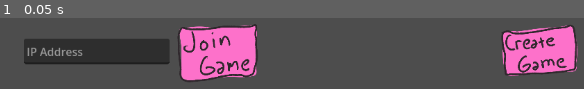
Above: before the commit, frame 1.
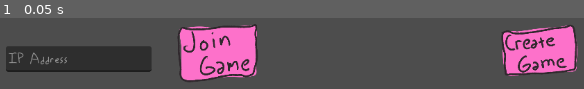
Above: after the commit, the same moment.

Repository: maxrchung/ride_in_the_rain
Game: Godot game, scene res://start.tscn
Same seed, same stepped clock (60 frames per second), same inputs: the game is played once before the commit and once after it.
Inputs:
- Up to frame 1 (0.05 s): no input

The runs differ from the first frame. In frame 1, 7.1% of the frame differs, in the area x 1-30%, y 29-77%.

Commit message:
improve UI even more

Diff:
--- /dev/null
+++ b/default_font.tres
@@ -0,0 +1,8 @@
+[gd_resource type="LabelSettings" load_steps=2 format=3 uid="uid://cuiayxv1yxm7a"]
+
+[ext_resource type="FontFile" uid="uid://c0xtjilmrp2ih" path="res://assets/fonts/JulieHandwriting.ttf" id="1_5ahxw"]
+
+[resource]
+font = ExtResource("1_5ahxw")
+font_size = 48
+font_color = Color(0.972549, 0.486275, 0.831373, 1)
--- /dev/null
+++ b/default_ui_theme.tres
@@ -0,0 +1,7 @@
+[gd_resource type="Theme" load_steps=2 format=3 uid="uid://ckvowov5bcv6l"]
+
+[ext_resource type="FontFile" uid="uid://c0xtjilmrp2ih" path="res://assets/fonts/JulieHandwriting.ttf" id="1_5sx4b"]
+
+[resource]
+default_font = ExtResource("1_5sx4b")
+default_font_size = 24
--- a/maps/test_map.tscn
+++ b/maps/test_map.tscn
@@ -1,9 +1,11 @@
-[gd_scene load_steps=23 format=3 uid="uid://bboibipxo6flu"]
+[gd_scene load_steps=25 format=3 uid="uid://bboibipxo6flu"]
 
 [ext_resource type="Script" path="res://maps/test_map.gd" id="1_0a3d1"]
 [ext_resource type="PackedScene" uid="uid://c7k5ww22arkk2" path="res://gameobjects/bicycle.tscn" id="1_edykj"]
 [ext_resource type="Shader" path="res://shaders/postprocess.gdshader" id="3_a57eh"]
 [ext_resource type="Texture2D" uid="uid://djytkt442qiqt" path="res://icon.svg" id="4_8if12"]
+[ext_resource type="Theme" uid="uid://ckvowov5bcv6l" path="res://default_ui_theme.tres" id="5_ee383"]
+[ext_resource type="LabelSettings" uid="uid://cuiayxv1yxm7a" path="res://default_font.tres" id="5_evluj"]
 [ext_resource type="Script" path="res://maps/minimap.gd" id="5_ey4rv"]
 [ext_resource type="Texture2D" uid="uid://cb8ixjsjmdt27" path="res://minimap.png" id="5_vosp2"]
 [ext_resource type="Shader" path="res://maps/minimap.gdshader" id="6_2phuh"]
@@ -116,6 +118,7 @@
 offset_right = 492.0
 offset_bottom = 183.0
 text = "Hey you won congrats"
+label_settings = ExtResource("5_evluj")
 
 [node name="PlayAgainButton" type="Button" parent="WinUi"]
 visible = false
@@ -123,6 +126,7 @@
 offset_top = 229.0
 offset_right = 407.0
 offset_bottom = 260.0
+theme = ExtResource("5_ee383")
 text = "Play again"
 
 [node name="LeaveButton" type="Button" parent="WinUi"]
@@ -130,6 +134,7 @@
 offset_top = 246.0
 offset_right = 515.0
 offset_bottom = 277.0
+theme = ExtResource("5_ee383")
 text = "Leave"
 
 [node name="LoseUi" type="CanvasLayer" parent="."]
@@ -175,32 +180,36 @@
 [node name="Hud" type="CanvasLayer" parent="."]
 
 [node name="SpeedLabel" type="Label" parent="Hud"]
-offset_left = 30.0
-offset_top = 49.0
-offset_right = 82.0
-offset_bottom = 72.0
+offset_left = 26.0
+offset_top = 57.0
+offset_right = 111.0
+offset_bottom = 108.0
 text = "Speed:"
+label_settings = ExtResource("5_evluj")
 
 [node name="SpeedText" type="Label" parent="Hud"]
-offset_left = 98.0
-offset_top = 50.0
-offset_right = 138.0
-offset_bottom = 73.0
+offset_left = 131.0
+offset_top = 67.0
+offset_right = 171.0
+offset_bottom = 116.0
 text = "0"
+label_settings = ExtResource("5_evluj")
 
 [node name="TimeLabel" type="Label" parent="Hud"]
-offset_left = 133.0
-offset_top = 14.0
-offset_right = 176.0
-offset_bottom = 37.0
+offset_left = 31.0
+offset_top = 8.0
+offset_right = 112.0
+offset_bottom = 59.0
 text = "Time:"
+label_settings = ExtResource("5_evluj")
 
 [node name="TimeText" type="Label" parent="Hud"]
-offset_left = 189.0
+offset_left = 139.0
 offset_top = 17.0
-offset_right = 229.0
-offset_bottom = 40.0
+offset_right = 179.0
+offset_bottom = 66.0
 text = "0"
+label_settings = ExtResource("5_evluj")
 
 [node name="StartLabel" type="Label" parent="Hud"]
 visible = false
@@ -209,6 +218,7 @@
 offset_right = 537.0
 offset_bottom = 272.0
 text = "3"
+label_settings = ExtResource("5_evluj")
 
 [node name="FinishLabel" type="Label" parent="Hud"]
 visible = false
@@ -217,6 +227,7 @@
 offset_right = 568.0
 offset_bottom = 303.0
 text = "FINISH!"
+label_settings = ExtResource("5_evluj")
 
 [node name="TextureRect" type="TextureRect" parent="Hud"]
 offset_left = 23.0
--- a/start.tscn
+++ b/start.tscn
@@ -1,12 +1,12 @@
-[gd_scene load_steps=7 format=3 uid="uid://0mueab7w8f21"]
+[gd_scene load_steps=8 format=3 uid="uid://0mueab7w8f21"]
 
 [ext_resource type="Script" path="res://start.gd" id="1_u02kx"]
 [ext_resource type="Texture2D" uid="uid://cuv4gbgva6c1a" path="res://assets/ui/btn_create_game.png" id="2_x0q0c"]
 [ext_resource type="Texture2D" uid="uid://cip1sn2wflgem" path="res://assets/ui/btn_start_game.png" id="3_38bn3"]
 [ext_resource type="Texture2D" uid="uid://bhn7j2ssbui2d" path="res://assets/ui/btn_join_game.png" id="3_hde24"]
 [ext_resource type="Texture2D" uid="uid://c6kqt565xga07" path="res://assets/ui/btn_leave_game.png" id="4_5v2yp"]
-
-[sub_resource type="Theme" id="Theme_vnyu2"]
+[ext_resource type="Theme" uid="uid://ckvowov5bcv6l" path="res://default_ui_theme.tres" id="6_vq6qa"]
+[ext_resource type="LabelSettings" uid="uid://cuiayxv1yxm7a" path="res://default_font.tres" id="7_l8gfs"]
 
 [node name="Game" type="CanvasLayer"]
 script = ExtResource("1_u02kx")
@@ -46,11 +46,11 @@
 texture_normal = ExtResource("3_hde24")
 
 [node name="IpInput" type="LineEdit" parent="."]
-offset_left = 121.0
-offset_top = 395.0
-offset_right = 331.0
-offset_bottom = 432.0
-theme = SubResource("Theme_vnyu2")
+offset_left = 95.0
+offset_top = 406.0
+offset_right = 305.0
+offset_bottom = 443.0
+theme = ExtResource("6_vq6qa")
 placeholder_text = "IP Address"
 
 [node name="WaitingText" type="Label" parent="."]
@@ -60,6 +60,7 @@
 offset_right = 639.0
 offset_bottom = 70.0
 text = "Waiting..."
+label_settings = ExtResource("7_l8gfs")
 
 [node name="PlayersCount" type="Label" parent="."]
 visible = false
@@ -68,6 +69,7 @@
 offset_right = 96.0
 offset_bottom = 49.0
 text = "Players: "
+label_settings = ExtResource("7_l8gfs")
 
 [connection signal="pressed" from="CreateButton" to="." method="_on_create_button_pressed"]
 [connection signal="pressed" from="StartButton" to="." method="_on_start_button_pressed"]
Binary file added: assets/fonts/JulieHandwriting.ttf
Not shown, added: assets/fonts/JulieHandwriting.ttf.import
Not shown: 1 places in track_01.tscn that only renumber resources
